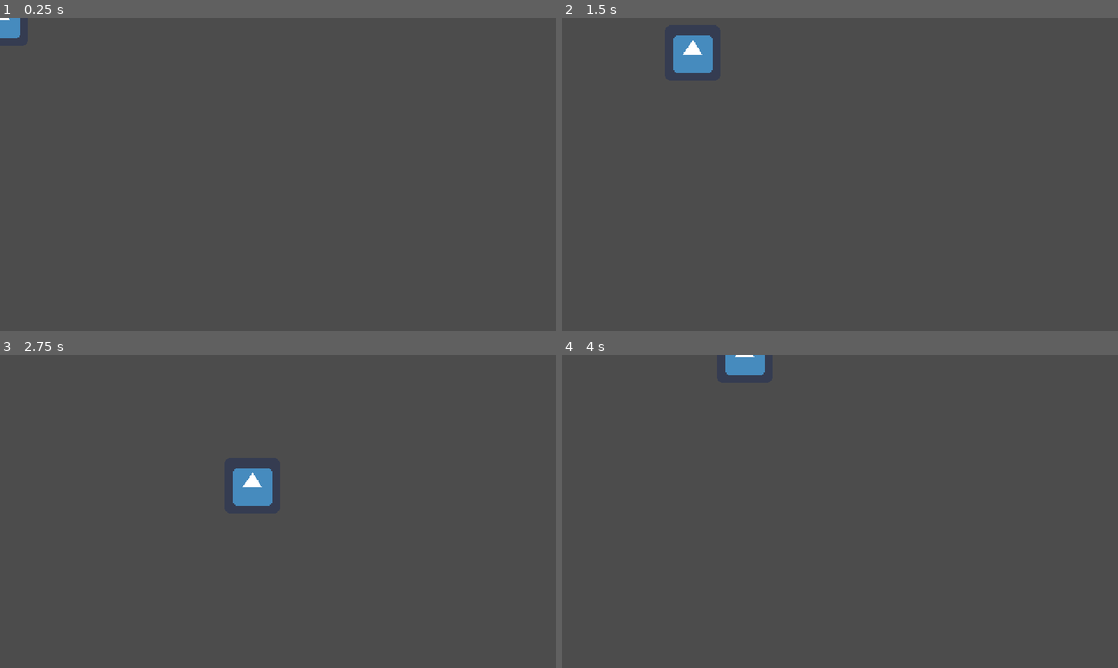
Above: before the commit, frames 1-4 (two rows, left to right).
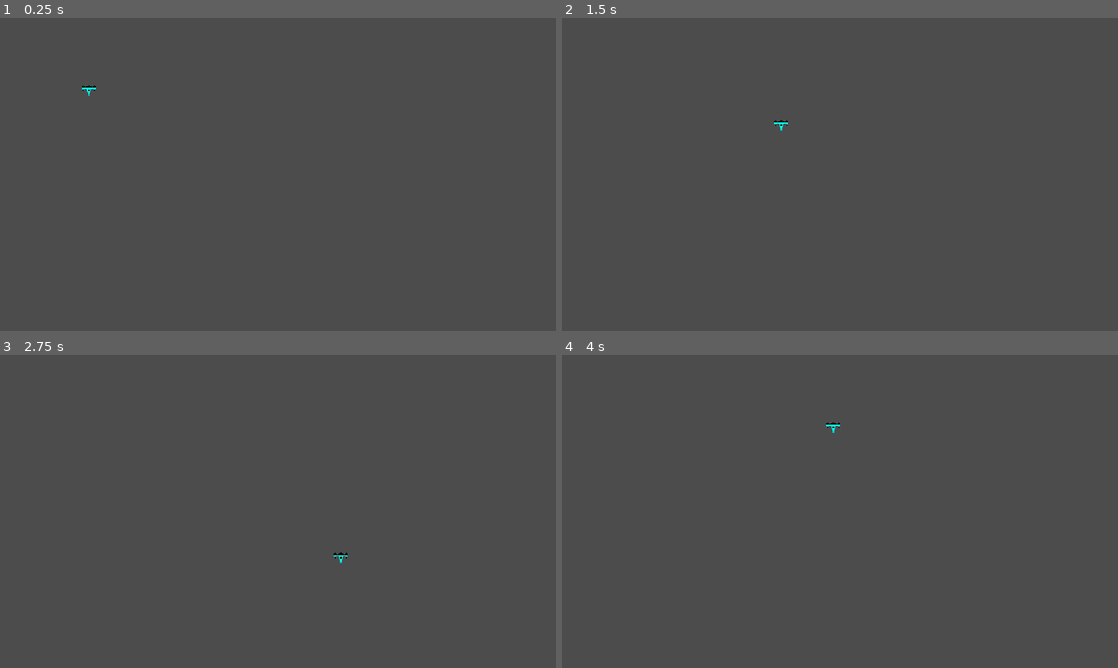
Above: after the commit, the same moments.

Repository: NicSkilzz/Space-360
Game: Godot game, scene res://World.tscn
The game is run twice, just before and just after one commit, with the same random seed, the same clock (stepped at 60 frames per second) and the same inputs. The engine's default icon, where the game draws it, is replaced by a stand-in: a white triangle on a blue panel in a dark square.
Inputs:
- Up to frame 1 (0.25 s): no input
- Up to frame 2 (1.5 s): tap Enter at 0.5 s; hold Right (ui_right) 0.53-1.28 s; hold Down (ui_down) from 1.28 s (still down)
- Up to frame 3 (2.75 s): release Down (ui_down) at 2.03 s; hold Right (ui_right) from 2.03 s (still down)
- Up to frame 4 (4 s): release Right (ui_right) at 2.78 s; hold Up (ui_up) 2.78-3.53 s; hold Left (ui_left) from 3.53 s (still down)

The runs differ from the first frame. In frame 1, 0.3% of the frame differs, in the area x 0-18%, y 0-25%; in frame 2, 0.9%, in the area x 20-41%, y 5-36%; in frame 3, 0.9%; in frame 4, 0.5%.

Commit message:
Prototype sprite added

Diff:
--- a/Space 360/Player.tscn
+++ b/Space 360/Player.tscn
@@ -1,6 +1,6 @@
 [gd_scene load_steps=5 format=2]
 
-[ext_resource path="res://icon.png" type="Texture" id=1]
+[ext_resource path="res://prototype_ship.png" type="Texture" id=1]
 [ext_resource path="res://Player.gd" type="Script" id=2]
 
 [sub_resource type="SpriteFrames" id=1]
@@ -15,6 +15,7 @@
 radius = 32.0
 
 [node name="Player" type="KinematicBody2D"]
+position = Vector2( 102, 84 )
 script = ExtResource( 2 )
 
 [node name="AnimatedSprite" type="AnimatedSprite" parent="."]
Binary file added: Space 360/Sprite-0003.aseprite
Binary file added: Space 360/prototype_ship.png
Not shown, added: Space 360/prototype_ship.png.import
